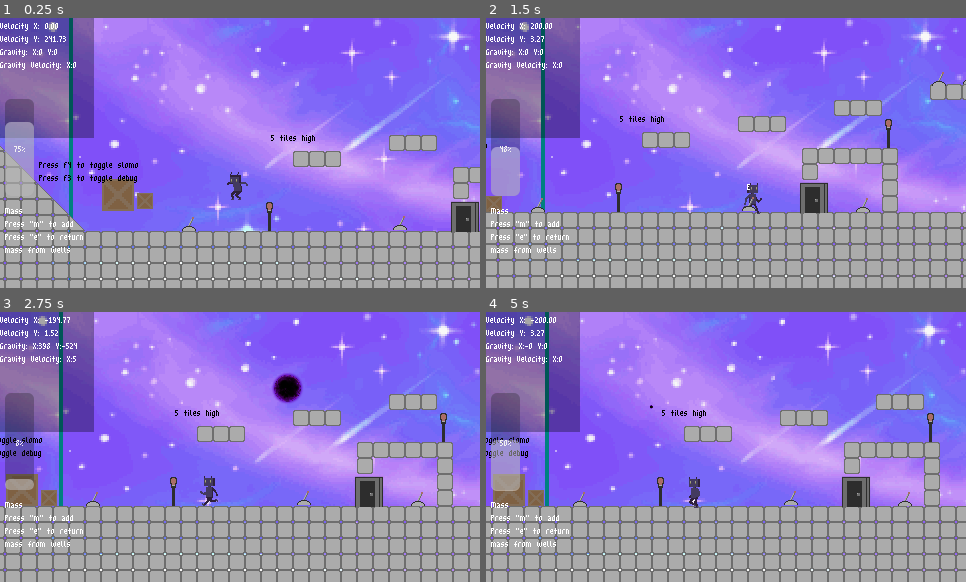
Above: before the commit, frames 1-4 (two rows, left to right).
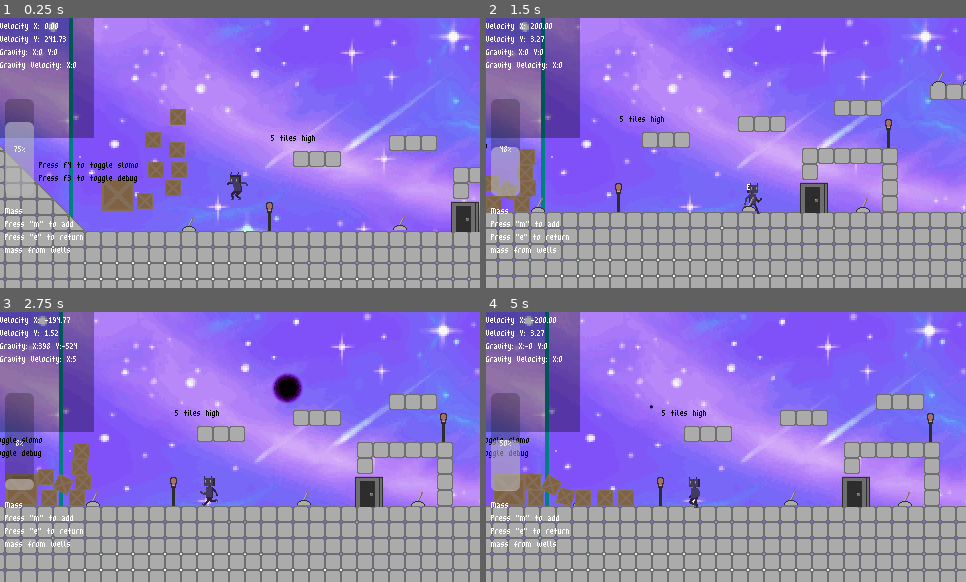
Above: after the commit, the same moments.

Repository: Moogen/Game-Off-2023
Game: Godot game, scene res://Scenes/Main_Scene.tscn
The game is run twice, just before and just after one commit, with the same random seed, the same clock (stepped at 60 frames per second) and the same inputs.
Inputs (mouse positions are in pixels of both pictures, inside the frame that each line leads up to):
- Up to frame 1 (0.25 s): no input
- Up to frame 2 (1.5 s): tap M (ui_add_mass) at 0.5, 1.25 s; move the mouse to (534, 77) at 0.52 s; press the mouse at (534, 77) at 0.53 s; hold Right (ui_right) from 0.53 s (still down); tap Enter (ui_accept) at 0.77 s; tap R (delete_wells) at 0.8, 1.35 s; move the mouse to (630, 166) at 1.27 s; release the mouse at (630, 166) at 1.28 s
- Up to frame 3 (2.75 s): tap Enter (ui_accept) at 1.52 s; tap M (ui_add_mass) at 1.55, 2, 2.1 s; move the mouse to (288, 387) at 2.02 s; release Right (ui_right) at 2.03 s; press the mouse at (288, 387) at 2.03 s; hold Left (ui_left) from 2.03 s (still down)
- Up to frame 4 (5 s): tap M (ui_add_mass) at 2.75, 3.5, 3.8, 4.25 s; move the mouse to (702, 501) at 2.77 s; release Left (ui_left) at 2.78 s; release the mouse at (702, 501) at 2.78 s; hold Right (ui_right) 2.78-4.28 s; click (702, 501) at 2.85 s; tap Enter (ui_accept) at 3.02, 3.77, 4.52 s; tap R (delete_wells) at 3.05, 3.6 s; move the mouse to (870, 487) at 3.52 s; move the mouse to (582, 406) at 4.27 s; hold Left (ui_left) from 4.28 s (still down); tap E (interact) at 4.35 s; click (582, 406) at 4.55 s

The runs differ from the first frame. In frame 1, 1.2% of the frame differs, in the area x 30-39%, y 33-66%; in frame 2, 1.1%; in frame 3, 1.2%; in frame 4, 1.2%.

Commit message:
Polish

Diff:
--- a/GodotRepo/Scenes/Main_Scene.tscn
+++ b/GodotRepo/Scenes/Main_Scene.tscn
@@ -175,3 +175,21 @@
 
 [node name="Big_Crate" parent="." instance=ExtResource("12_vrtnx")]
 position = Vector2(1, 79)
+
+[node name="Crate2" parent="." instance=ExtResource("10_ls8h6")]
+position = Vector2(60, 34)
+
+[node name="Crate3" parent="." instance=ExtResource("10_ls8h6")]
+position = Vector2(39, 54)
+
+[node name="Crate4" parent="." instance=ExtResource("10_ls8h6")]
+position = Vector2(56, 72)
+
+[node name="Crate5" parent="." instance=ExtResource("10_ls8h6")]
+position = Vector2(62, 54)
+
+[node name="Crate6" parent="." instance=ExtResource("10_ls8h6")]
+position = Vector2(36, 24)
+
+[node name="Crate7" parent="." instance=ExtResource("10_ls8h6")]
+position = Vector2(61, 1)
--- a/GodotRepo/Scenes/mass_particle_emitter.tscn
+++ b/GodotRepo/Scenes/mass_particle_emitter.tscn
@@ -229,7 +229,7 @@
 shader_parameter/direction = Vector3(0, 0, 0)
 shader_parameter/spread = 180.0
 shader_parameter/flatness = 0.0
-shader_parameter/initial_linear_velocity_min = 0.0
+shader_parameter/initial_linear_velocity_min = 10.0
 shader_parameter/initial_angle_min = 0.0
 shader_parameter/angular_velocity_min = 0.0
 shader_parameter/orbit_velocity_min = 0.0
@@ -241,7 +241,7 @@
 shader_parameter/hue_variation_min = 0.0
 shader_parameter/anim_speed_min = 0.0
 shader_parameter/anim_offset_min = 0.0
-shader_parameter/initial_linear_velocity_max = 0.0
+shader_parameter/initial_linear_velocity_max = 10.0
 shader_parameter/initial_angle_max = 0.0
 shader_parameter/angular_velocity_max = 0.0
 shader_parameter/orbit_velocity_max = 0.0
@@ -258,7 +258,7 @@
 shader_parameter/color_value = Color(0.431373, 0.317647, 0.505882, 1)
 shader_parameter/gravity = Vector3(0, -1e-06, 0)
 shader_parameter/player_loc = null
-shader_parameter/attractor_str = 1000.0
+shader_parameter/attractor_str = 10.0
 shader_parameter/obj_destroy_distance = null
 
 [node name="MassParticles" type="GPUParticles2D"]
--- a/GodotRepo/Scripts/GravityBar.gd
+++ b/GodotRepo/Scripts/GravityBar.gd
@@ -8,6 +8,7 @@
 # Called when the node enters the scene tree for the first time.
 func _ready():
     #mass_bar = get_node("Bar")
+    add_to_group("Gravity Bar")
     adjust_mass_bar()
     pass # Replace with function body.
 
@@ -22,6 +23,7 @@
     pass
 
 func modify_mass(massToAdd: int):
+    print("modify mass", massToAdd)
     if(cur_mass + massToAdd <= max_mass && cur_mass + massToAdd >= 0):
         cur_mass += massToAdd
     elif(cur_mass + massToAdd > max_mass):
--- a/GodotRepo/Scripts/GravityWell.gd
+++ b/GodotRepo/Scripts/GravityWell.gd
@@ -14,7 +14,7 @@
 const click_timer_scale : float = 0.01 #.1 seconds is = the base size of the black hole
 const sprite_scale      : float = 0.025*4
 #const particle_disappear_coeff  : float = 0.015
-const particle_ammount_coef     : float = 100
+const particle_ammount_coef     : float = 200
 const particle_dying_coef       : float = 1
 const particle_center_size      : float = 83/2
 const mass_particle_gravity     : float = 250 #controls the force at which the mass particles are attracted to the player
@@ -31,12 +31,11 @@
 @onready var template_particle_emitter : GPUParticles2D = $MassParticles
 
 var particle_emitter : GPUParticles2D
-var gravity_bar
 var mass_returned
 # Called when the node enters the scene tree for the first time.
 func _ready():
     print("Supermassive black hole")
-    gravity_bar=get_node("../../CanvasLayer/GravityBar")
+
     add_to_group("Gravity Well Group")
     well_active = true
     mass_returned = false
@@ -64,7 +63,7 @@
         click_time -= well_dying_val
         set_size(click_time, mass_cost)
         if(return_dying_mass):
-            gravity_bar.modify_mass(well_dying_val)
+            get_tree().call_group("Gravity Bar", "modify_mass", well_dying_val)
 
         if(mass_cost == 0):
             remove_gravity() #somehow this needs to be removed from the wells list?
@@ -101,7 +100,7 @@
             particle_emitter.emitting = true
 
         print("returning well of size %d", mass_cost)
-        gravity_bar.modify_mass(mass_cost)
+        get_tree().call_group("Gravity Bar", "modify_mass", mass_cost)
         mass_returned = true
 
         #set up the kill_timer for when we want to delete the well
--- a/GodotRepo/Scripts/crate.gd
+++ b/GodotRepo/Scripts/crate.gd
@@ -19,9 +19,6 @@
 
 func destroy_self():
     super.destroy_self()
-    #particle_emitter.emitting = true
-    #+ also activate the animation
-
     pass
 
 func set_particles_direction():
--- a/GodotRepo/Scripts/side_attack.gd
+++ b/GodotRepo/Scripts/side_attack.gd
@@ -11,7 +11,7 @@
 
 var gravity_x = 0
 const attack_area_size : float = 10
-const attack_duration : float = .25
+const attack_duration : float = .5
 var anim_complete = 0
 var timer
 @onready var side_attack_area : Area2D = $"../../SideAttackArea"
Not shown: 2 places in GodotRepo/Scenes/crate.tscn that only renumber resources
Not shown: 2 places in GodotRepo/Scenes/gravity_well.tscn that only renumber resources
